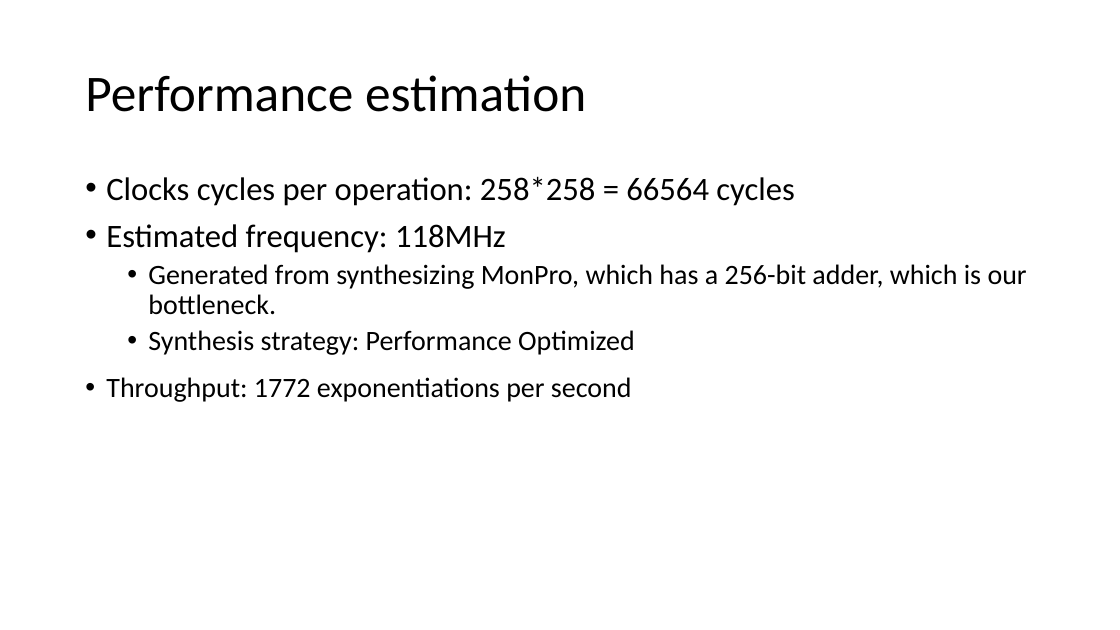
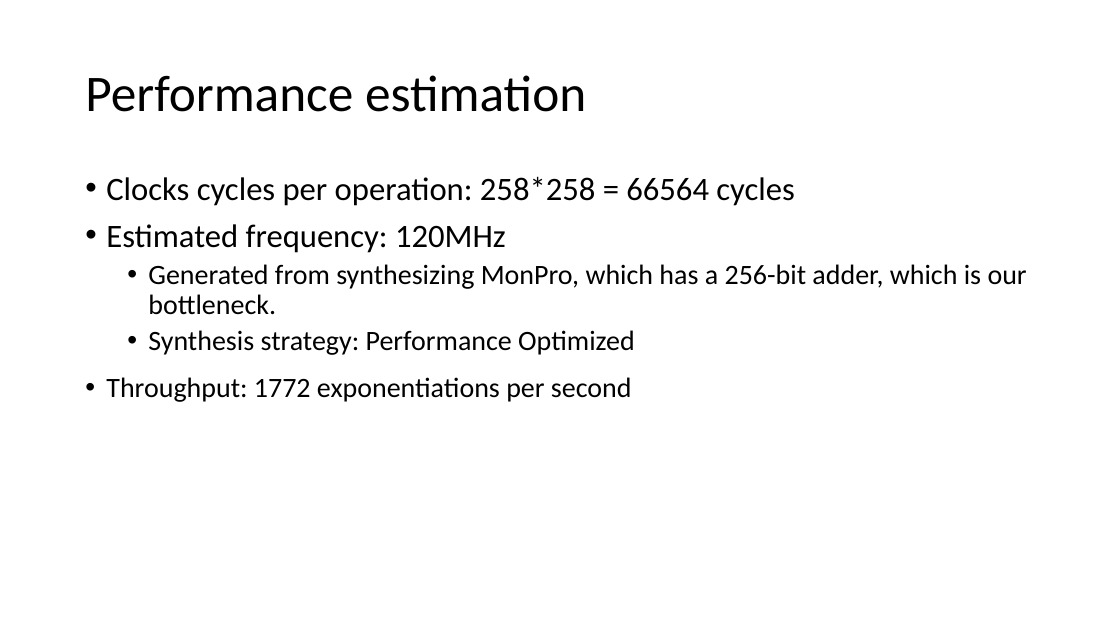
Before and after one commit to Abdullah-Shaaban/rsa-accel, a slide deck: slide 6 of Project/Microarchitecture.pptx. Drawn at 1120x630 pixels with LibreOffice and Linux fonts; fonts in the diff are those of the drawing. Boxes give left, top, right and bottom in pixels: in the first picture for what was removed or moved away, otherwise in the second. Text is boxed around its words. In the diff, an @@ line names an element or a change of style, - is before the commit and + after.

```diff
--- a/Project/Microarchitecture.pptx
+++ b/Project/Microarchitecture.pptx
@@ text at <box>106,224,506,253</box>: text changed @@
-• Estimated frequency: 118MHz
+• Estimated frequency: 120MHz
```
Also in this commit, not shown: 2 other slides changed, 2 slides added, 1 other file.
